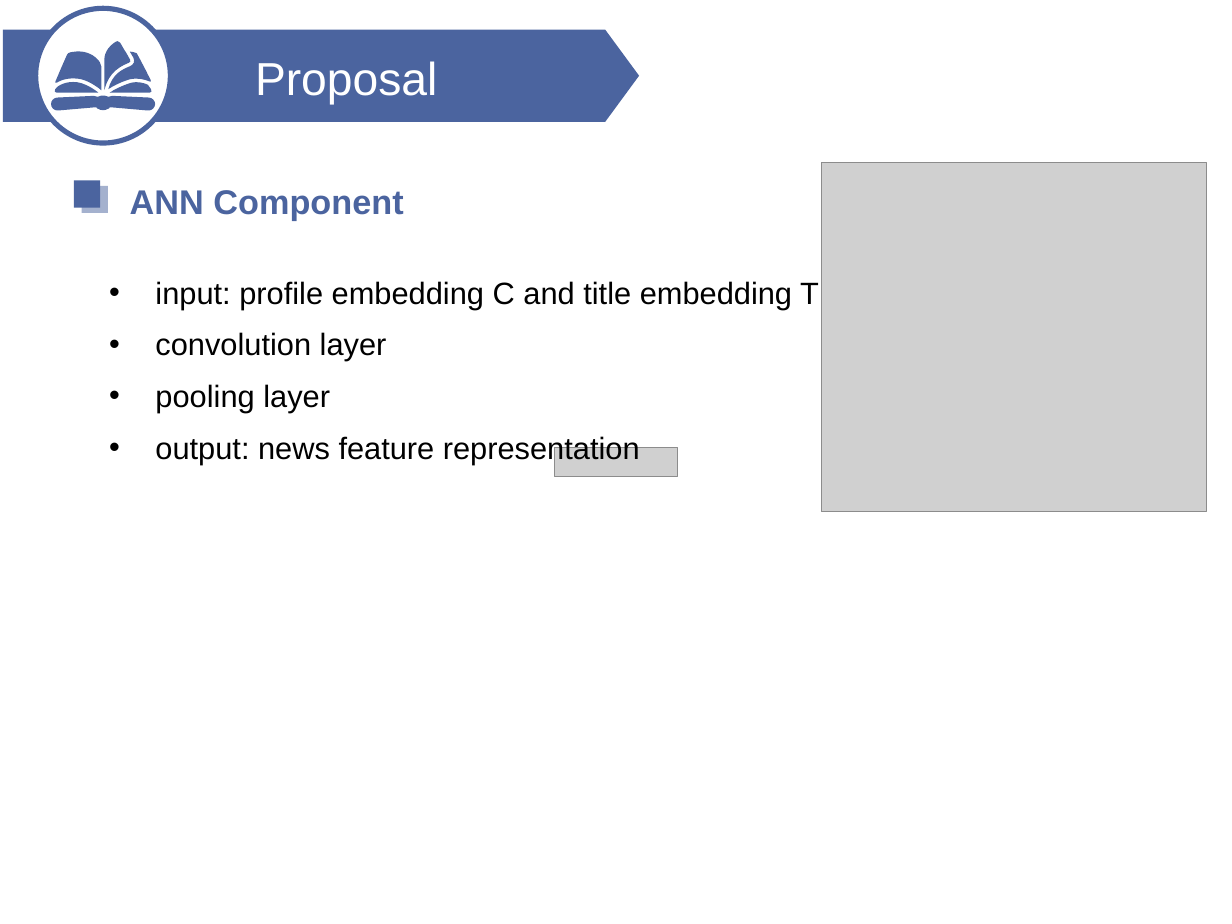
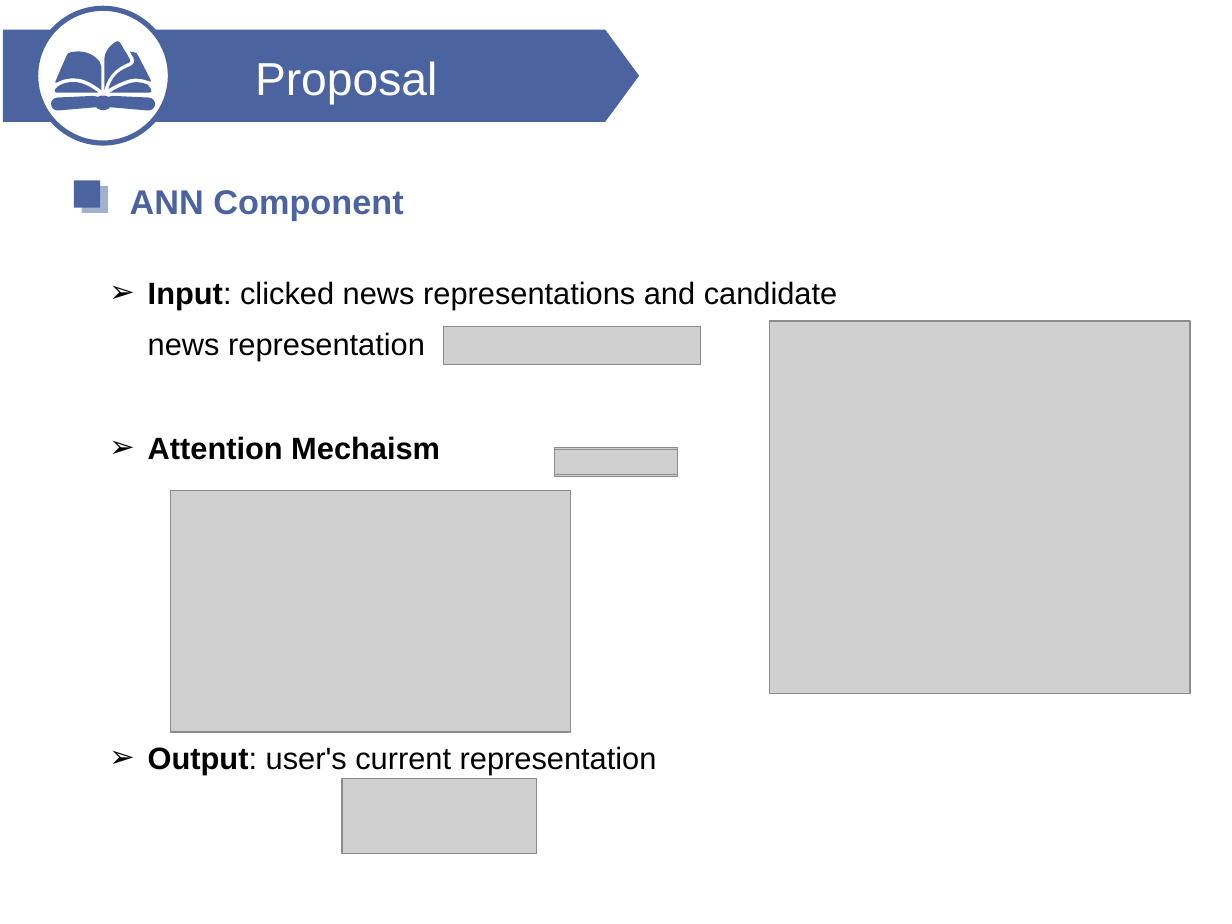
Before and after one commit to ZP1481616577/DAN-for-News-Recommendation, a slide deck: slide 11 of AAAI2018.pptx. Drawn at 1232x924 pixels with LibreOffice and Linux fonts; fonts in the diff are those of the drawing; grey boxes stand for pictures; background and template pictures are left out. Boxes give left, top, right and bottom in pixels: in the first picture for what was removed or moved away, otherwise in the second. Text is boxed around its words. In the diff, an @@ line names an element or a change of style, - is before the commit and + after.

```diff
--- a/AAAI2018.pptx
+++ b/AAAI2018.pptx
@@ text at (148,281,838,775): text changed @@
-    • input: profile embedding C and title embedding T
-    • convolution layer
-    • pooling layer
-    • output: news feature representation
+    ➢ Input: clicked news representations and candidate news representation
+    ➢ Attention Mechaism
+    ➢ Output: user's current representation
@@ picture added at (444,326,701,365) @@
@@ picture: place and size @@
-picture at (822,163,1206,513)
+picture at (770,322,1190,695)
@@ picture added at (554,450,678,476) @@
@@ picture added at (170,490,570,732) @@
@@ picture added at (342,779,537,854) @@
```
Also in this commit, not shown: 12 other slides changed.
